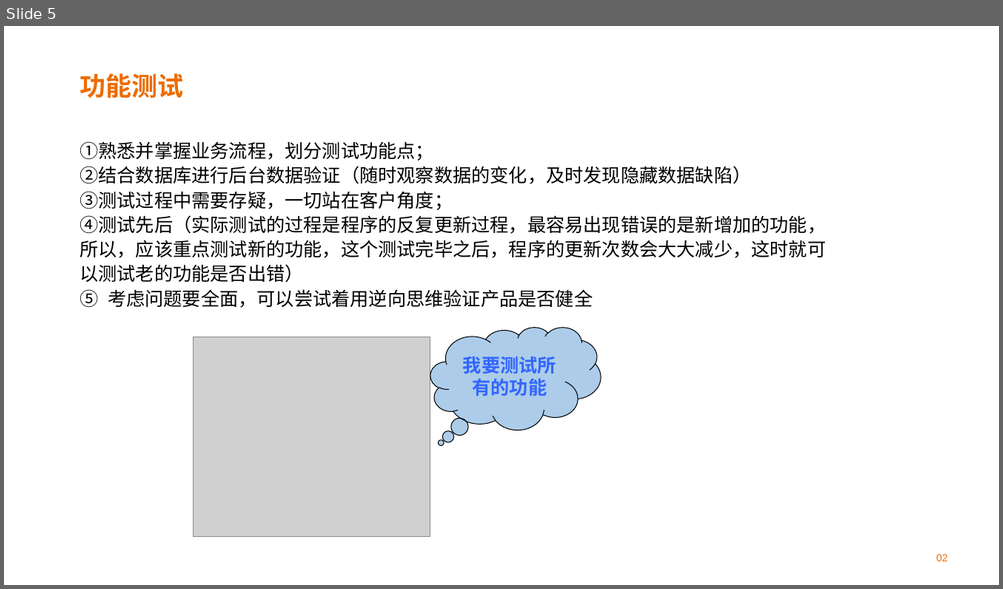
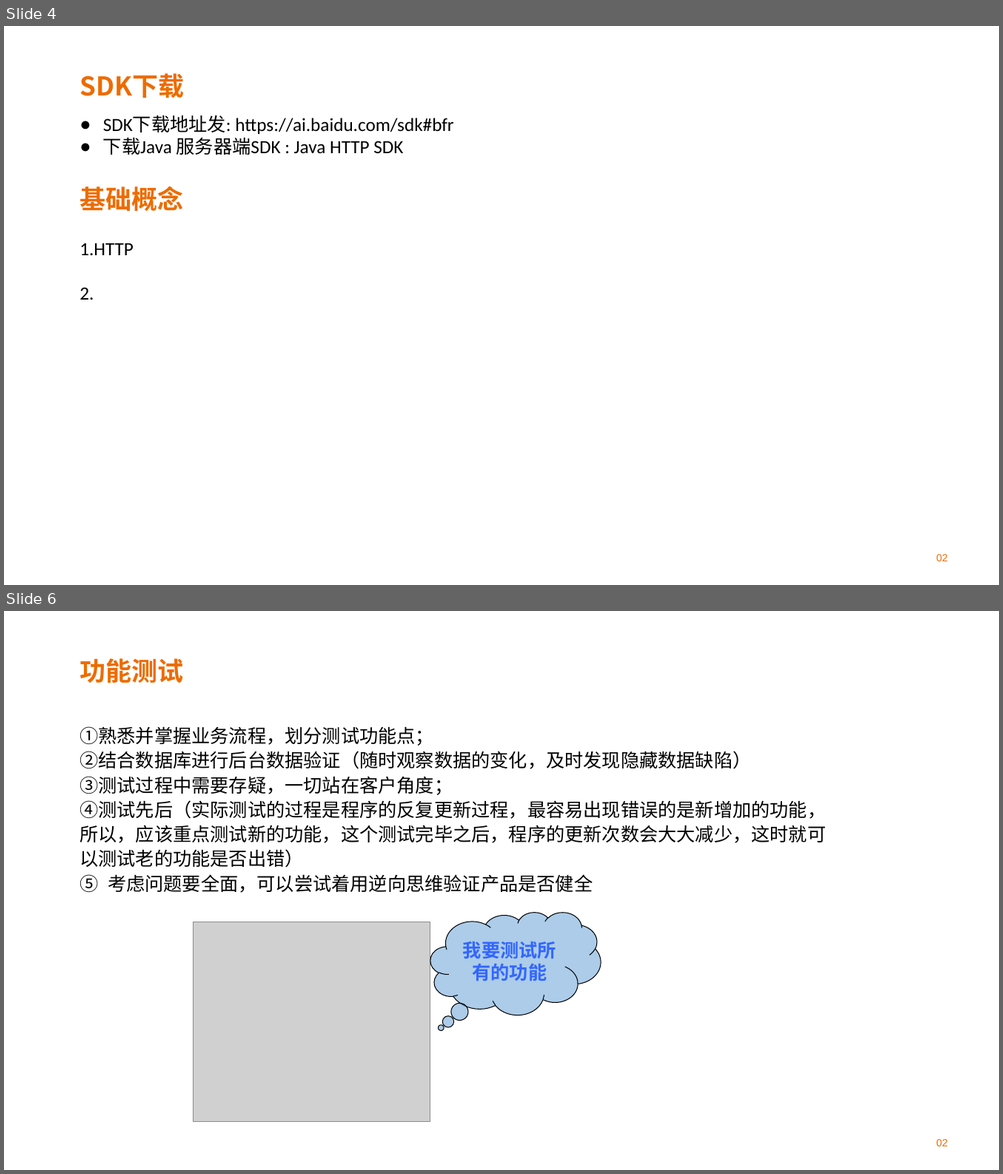
Before and after one commit to XiuyeXYE/BaiDuAI, a slide deck: BaiduAI.pptx. Shown one above the other, each under a label of ours: slide 5 before the commit, slides 4 and 6 after it; the slides between them are not shown. The pictures are 1003x589 and 1003x1174 pixels, drawn with LibreOffice and Linux fonts; fonts in the diff are those of the drawing; grey boxes stand for pictures; background and template pictures are left out. Boxes give left, top, right and bottom in pixels: in the first picture for what was removed or moved away, otherwise in the second. Text is boxed around its words. In the diff, an @@ line names an element or a change of style, - is before the commit and + after.

```diff
--- a/BaiduAI.pptx
+++ b/BaiduAI.pptx
@@ slide 4 added at (4,26,999,585), background picture (left out) @@
@@ title added at (79,73,184,98), 25 pt, text #ED6C00, bold @@
+SDK下载
@@ text added at (103,116,453,155), 18 pt, text #000000 @@
+● SDK下载地址发: https://ai.baidu.com/sdk#bfr
+● 下载Java 服务器端SDK : Java HTTP SDK
@@ text added at (79,187,183,211), 25 pt, text #ED6C00, bold @@
+基础概念
@@ text added at (79,243,134,300), 18 pt, text #000000 @@
+1.HTTP
+2.
@@ text added at (936,554,948,562), 10 pt, text #ED6C00 @@
+02
@@ what was slide 5 is now slide 6 @@
```
Also in this commit, not shown: 1 slide changed, 2 other slides added, 2 slides removed, 6 other files.
